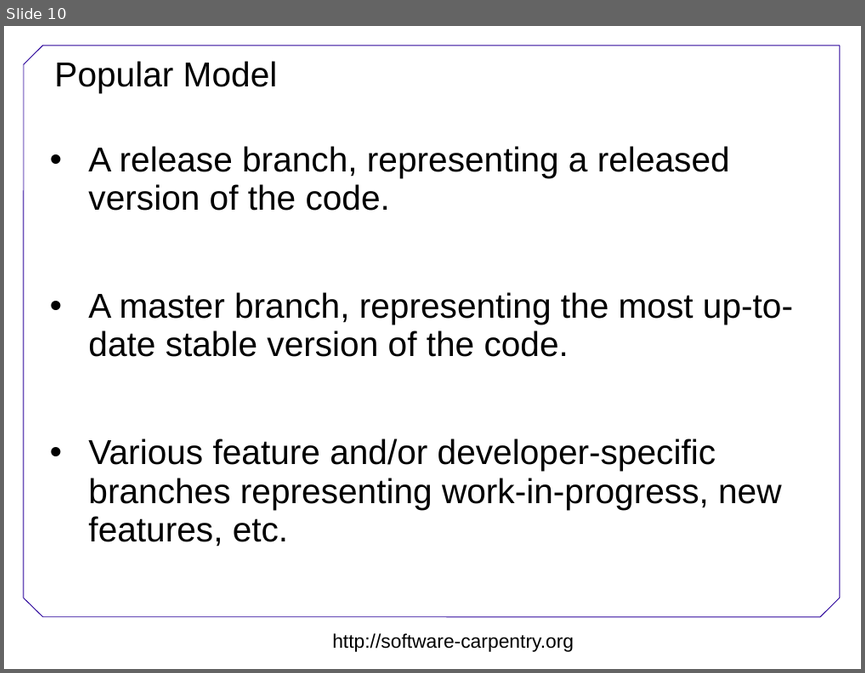
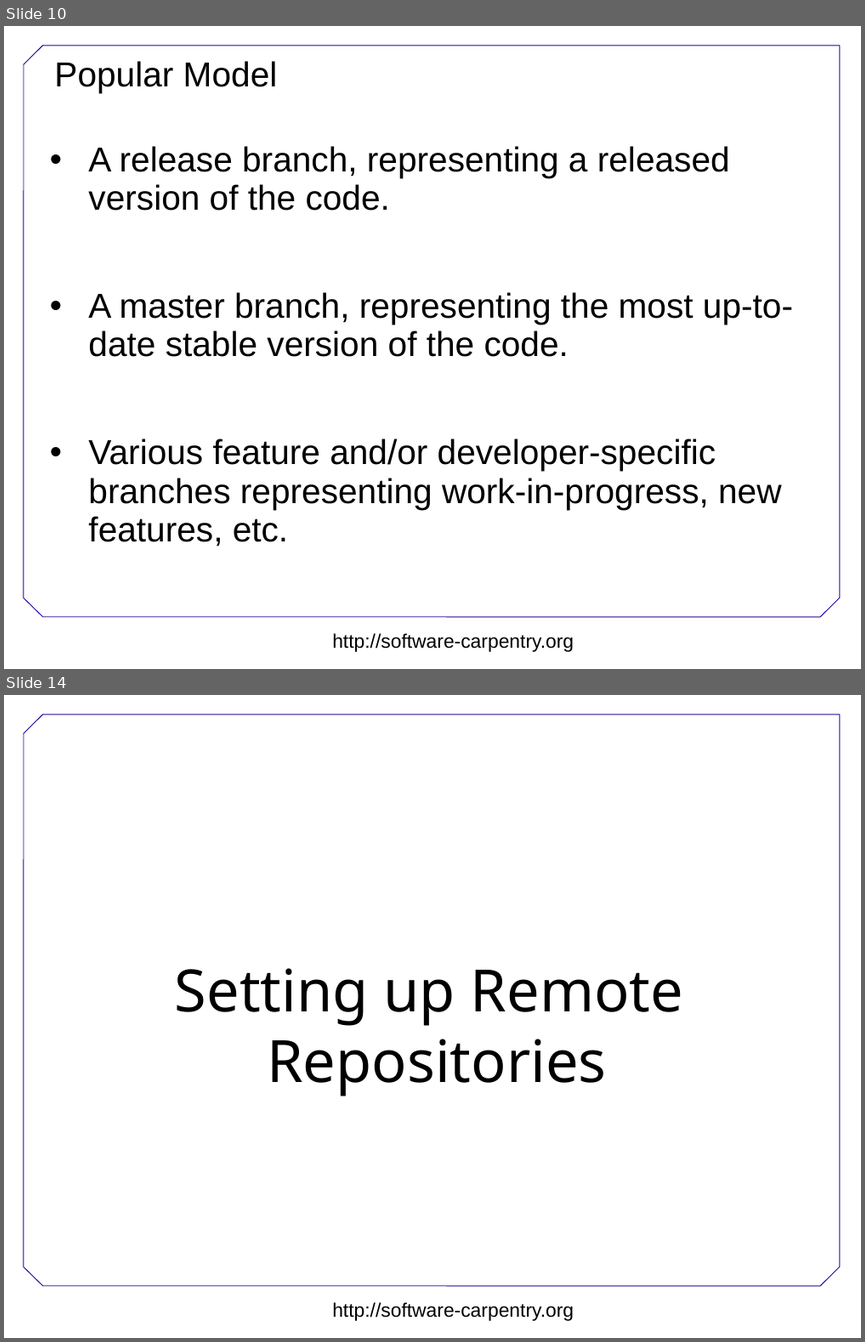
Before and after one commit to swcarpentry/DEPRECATED-boot-camps, a slide deck: version-control/Version-control.ppt. Shown one above the other, each under a label of ours: slide 10 before the commit, slides 10 and 14 after it; the slides between them are not shown. The pictures are 865x673 and 865x1342 pixels, drawn with LibreOffice and Linux fonts; fonts in the diff are those of the drawing; background and template pictures are left out. Boxes give left, top, right and bottom in pixels: in the first picture for what was removed or moved away, otherwise in the second. Text is boxed around its words. In the diff, an @@ line names an element or a change of style, - is before the commit and + after.

Commit message:
Added some images of setting up Bitbucket. Best to do live but there for back-up.

```diff
--- a/version-control/Version-control.ppt
+++ b/version-control/Version-control.ppt
@@ slide 14 added at (4, 695, 861, 1338), background #FFFFFF; not listed: 8 template elements that a slide beside it also shows @@
@@ text added at (175, 968, 683, 1096), 54 pt, text #000000 @@
+Setting up Remote
+Repositories
```
Also in this commit, not shown: 2 slides changed, 13 other slides added, 1 slide removed.
